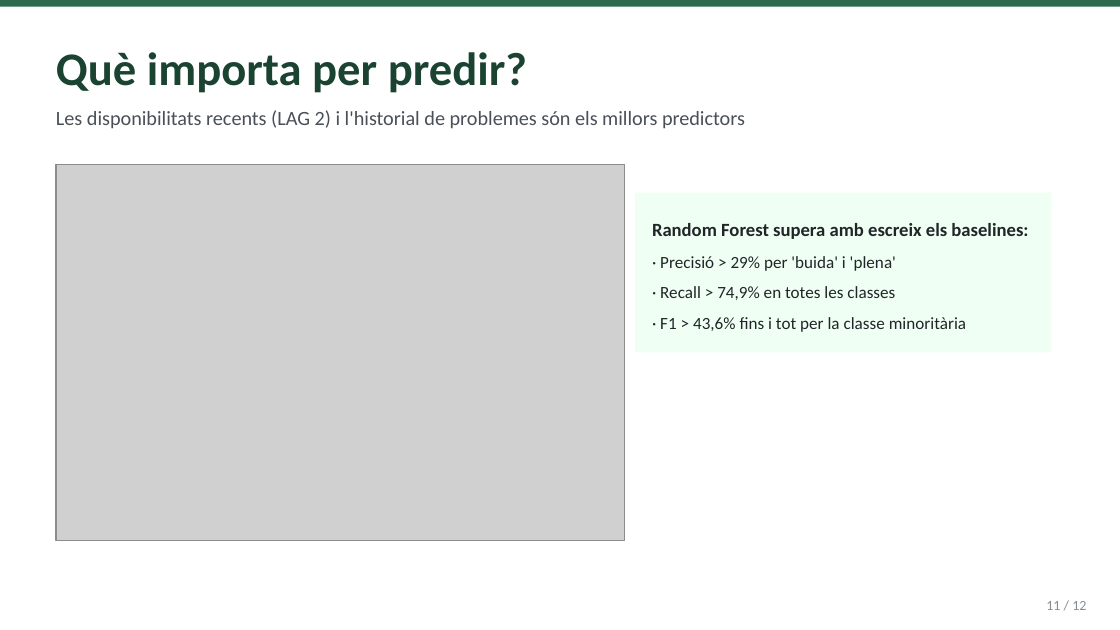
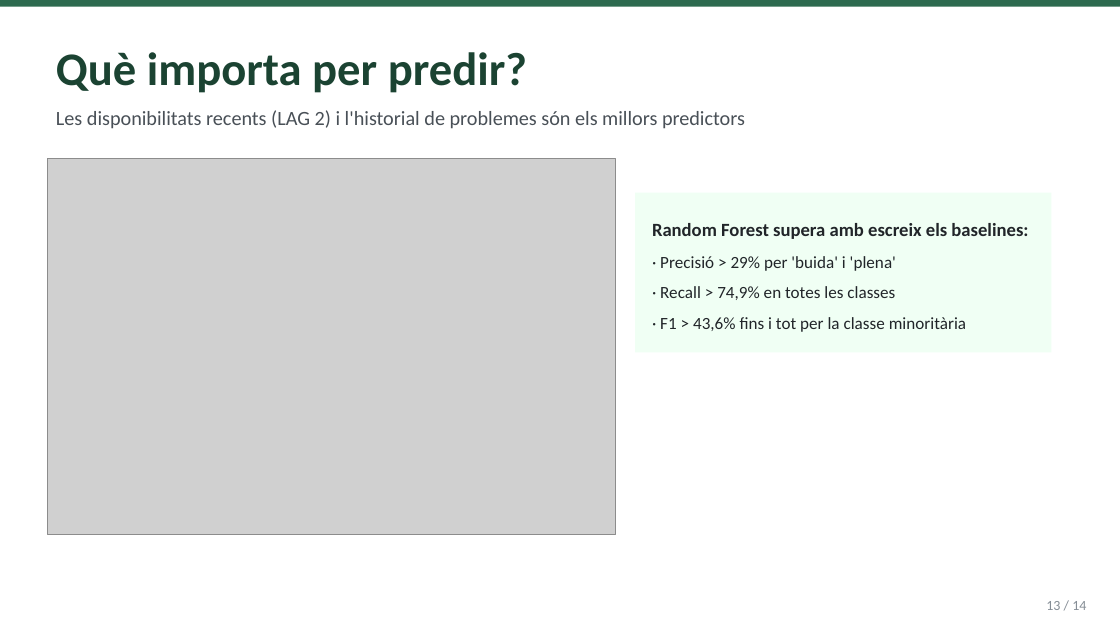
Before and after one commit to VanePla/Projectes-ITCib, a slide deck: slide 13 of SPRINT_13_Projecte_Final/Projecte_bicing.pptx (slide 11 before the commit). Drawn at 1120x630 pixels with LibreOffice and Linux fonts; fonts in the diff are those of the drawing; grey boxes stand for pictures. Boxes give left, top, right and bottom in pixels: in the first picture for what was removed or moved away, otherwise in the second. Text is boxed around its words. In the diff, an @@ line names an element or a change of style, - is before the commit and + after.

```diff
--- a/SPRINT_13_Projecte_Final/Projecte_bicing.pptx
+++ b/SPRINT_13_Projecte_Final/Projecte_bicing.pptx
@@ picture moved from (x1=56, y1=165, x2=624, y2=541) to (x1=47, y1=159, x2=615, y2=535) @@
@@ text at (x1=1046, y1=601, x2=1086, y2=610): text changed @@
-11 / 12
+13 / 14
```
Also in this commit, not shown: 9 other slides changed, 2 slides added, 7 other files.
